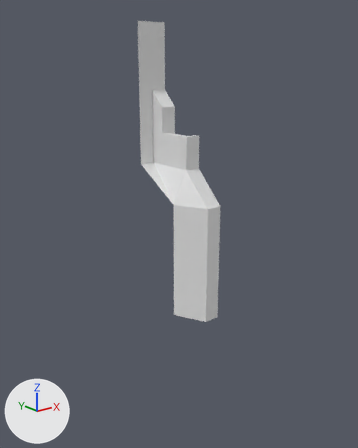
Before and after pictures for a commit that changed the glTF model LudumDare60/Assets/TowerSide.02b.glb.
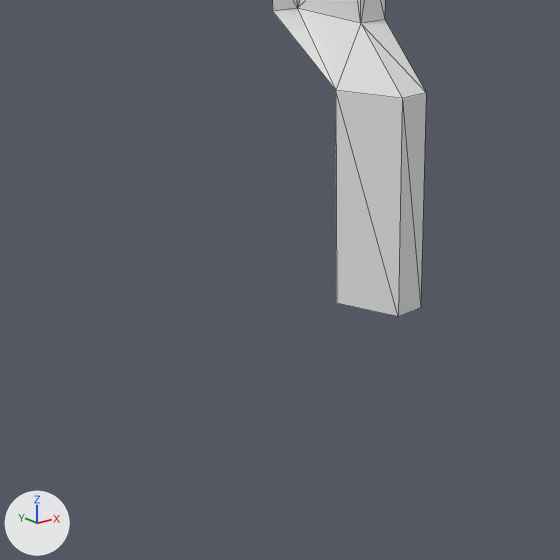
Each version appears first whole from a 50 mm lens placed at (-9.46, -13.66, -0.36), pointed at (0.07, -1.75, -5.12), and next in a close-up on the part from 0% to 81% of the width and 35% to 100% of the height. The lights are fixed; the arrows at lower left show +X, +Y and +Z. The first two pictures are the older version. The close-ups show mesh edges as thin lines. Vertices at exactly the same position are counted once.

Before the edit, the objects in view are built like this:
```python
me_plane_001 = bpy.data.meshes.new('Plane.001')
me_plane_001.from_pydata(...)  # 32 vertices, 44 faces; spans x -0.5..0.5, y -3.2..-0.5, z -8.0..1.0
# before: 18 (0.5, -3.2, -8.0) at pixel (420, 307), 19 (0.0, -3.2, -8.0) at pixel (398, 316), 31 (-0.5, -2.2, -8.0) at pixel (336, 303)
ob_plane = bpy.data.objects.new('Plane', me_plane_001)
ob_plane.location = (0.0, 0.0, 0.0)
```
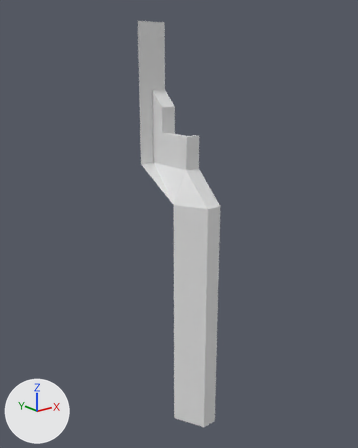
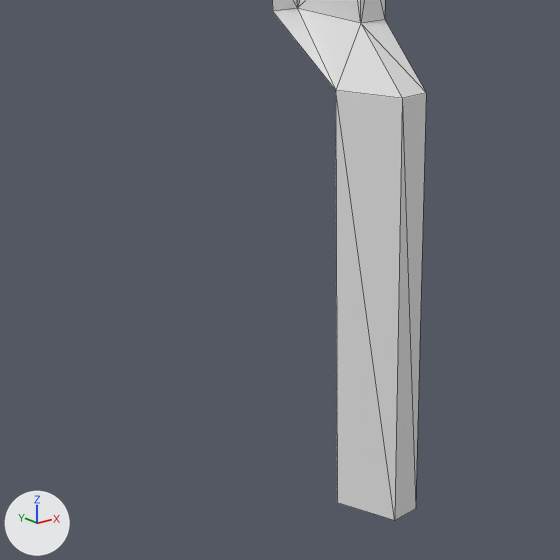
Boxes (x1, y1, x2, y2) around the edits, measured in the close-ups (560 x 560 px; the box of a moved part takes in the faces that stretch with it):
'Plane', reshaped: before (272, 0, 426, 317); after (272, 0, 426, 520)
part 1 of me_plane_001, moved or reshaped: before (336, 91, 422, 317); after (336, 91, 422, 520)

Edits to the bpy script that builds the scene:
```text
Change me_plane_001:
    used by ob_plane; location = (0.0, 0.0, 0.0)
    remove me_plane_001.from_pydata(...)  # 32 vertices, 44 faces; spans x -0.5..0.5, y -3.2..-0.5, z -8.0..1.0
    add me_plane_001.from_pydata(...)  # 32 vertices, 44 faces; spans x -0.5..0.5, y -3.2..-0.5, z -12.0..1.0
    me_plane_001 part 1
    add for i in [18, 19, 31]: me_plane_001.vertices[i].co += Vector((0.0, 0.0, -4.0))
```
